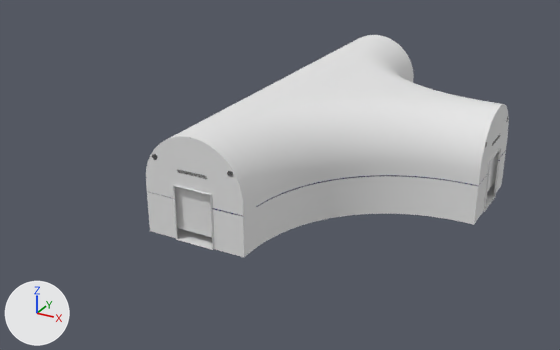
A saved change to the FBX model Assets/Prefabs/F2Prefabs/F2_Corridor3-1.fbx.
One viewpoint serves both versions: a 50 mm lens placed at (42.6, -83.5, 39.6), pointed at (-1.3, -3.7, -0.3). Arrows for +X, +Y and +Z are at lower left; the lights stay in place. The older version comes first. Where no turn or scale is listed for an object, it has been applied to the vertices.

In view in the first picture: 'F2_C3_Trigger3-1', 'F2_Corridor3' and 4 more.
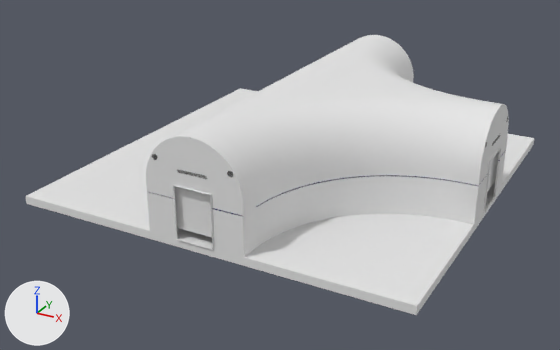
What differs and where, as boxes (x1, y1, x2, y2) in the pictures (560 x 350 px):
'Floor', added
    after: (25, 88, 534, 315)

Edits to the bpy script that builds the scene:
```text
Add me_cube_090:
    me_cube_090.from_pydata(...)  # a box spanning x -24.5..24.5, y -24.5..24.5, z -1.0..0.0
Add ob_floor:
    ob_floor = bpy.data.objects.new('Floor', me_cube_090)
    ob_floor.location = (0.0, 0.0, 0.0)
```
